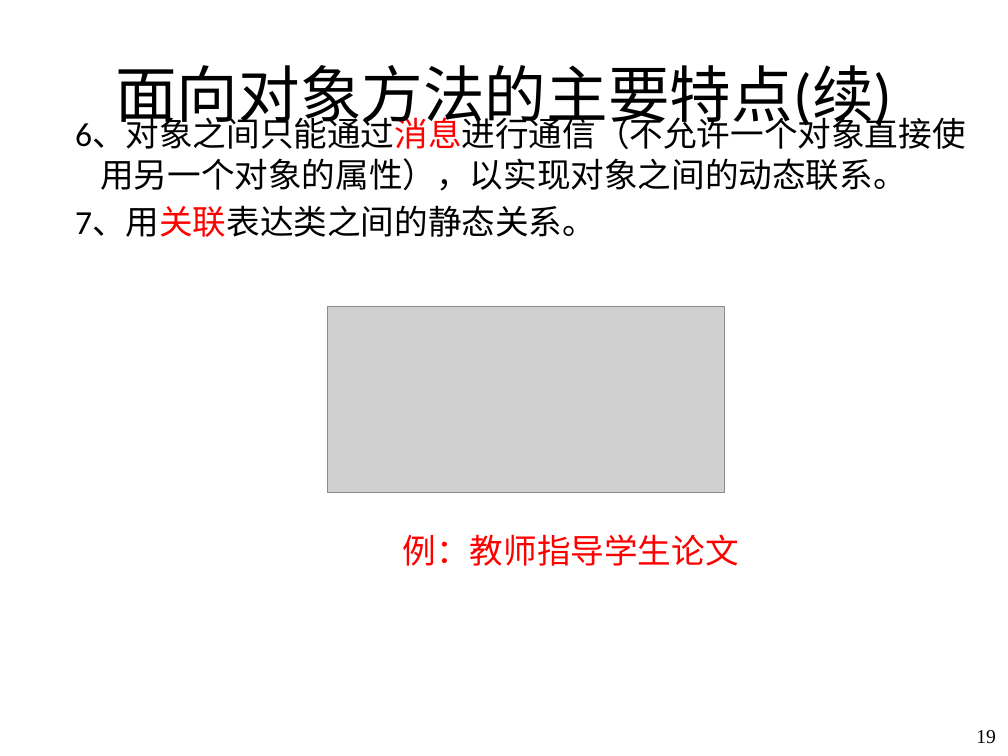
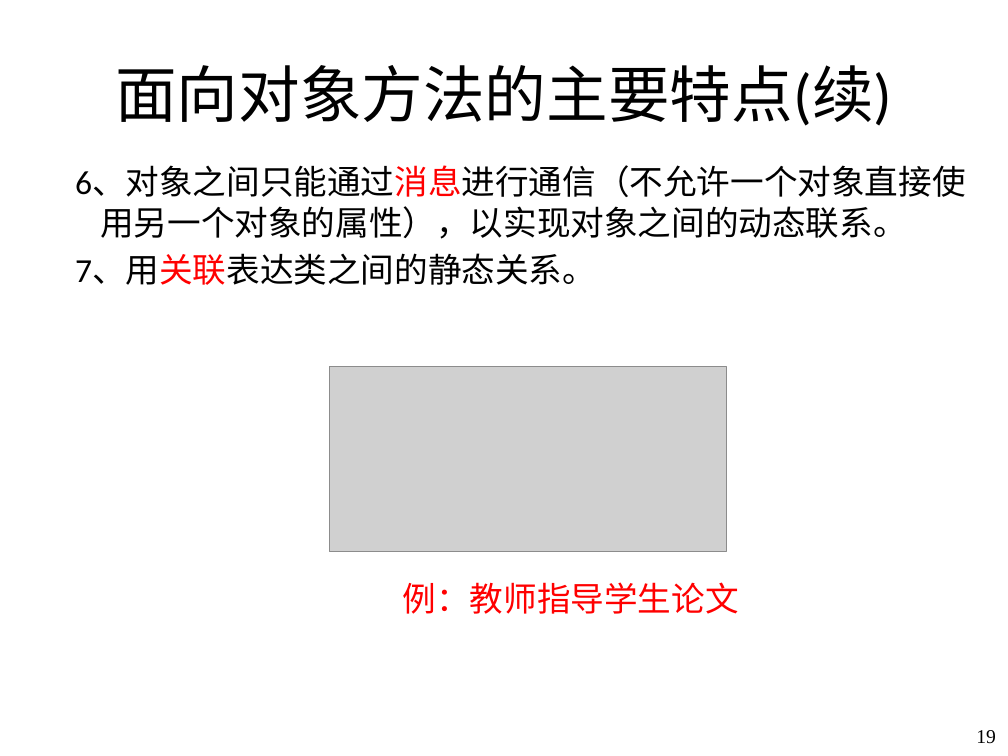
Before and after one commit to zeemeil/zeemeil.github.io, a slide deck: slide 20 of files/2025_1_SE/0421_SE_chapter9_OOP.pptx. Drawn at 1008x756 pixels with LibreOffice and Linux fonts; fonts in the diff are those of the drawing; grey boxes stand for pictures; background and template pictures are left out. Boxes give left, top, right and bottom in pixels: in the first picture for what was removed or moved away, otherwise in the second. Text is boxed around its words. In the diff, an @@ line names an element or a change of style, - is before the commit and + after.

```diff
--- a/files/2025_1_SE/0421_SE_chapter9_OOP.pptx
+++ b/files/2025_1_SE/0421_SE_chapter9_OOP.pptx
@@ text "6、对象之间只能通过消息进行通信（不允许一个对象直接使用另一个对象的属性），以实现对象之间的动态联系。" moved from (x1=75, y1=119, x2=966, y2=566) to (x1=75, y1=167, x2=966, y2=614) @@
@@ picture moved from (x1=328, y1=306, x2=725, y2=492) to (x1=330, y1=366, x2=727, y2=551) @@
```
Also in this commit, not shown: 3 other slides changed, 6 other files.
